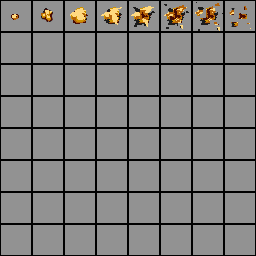
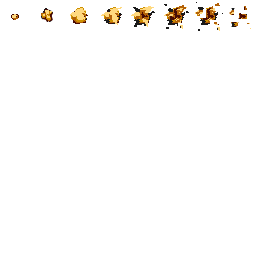
Before/after of a w=256, h=256 layered artwork. What changed in the layer stack:
hid group "Template" (1st of 2) (1 layers) over [0, 0, 256, 256]
hid "Color Fill 2" over [0, 0, 256, 256]
